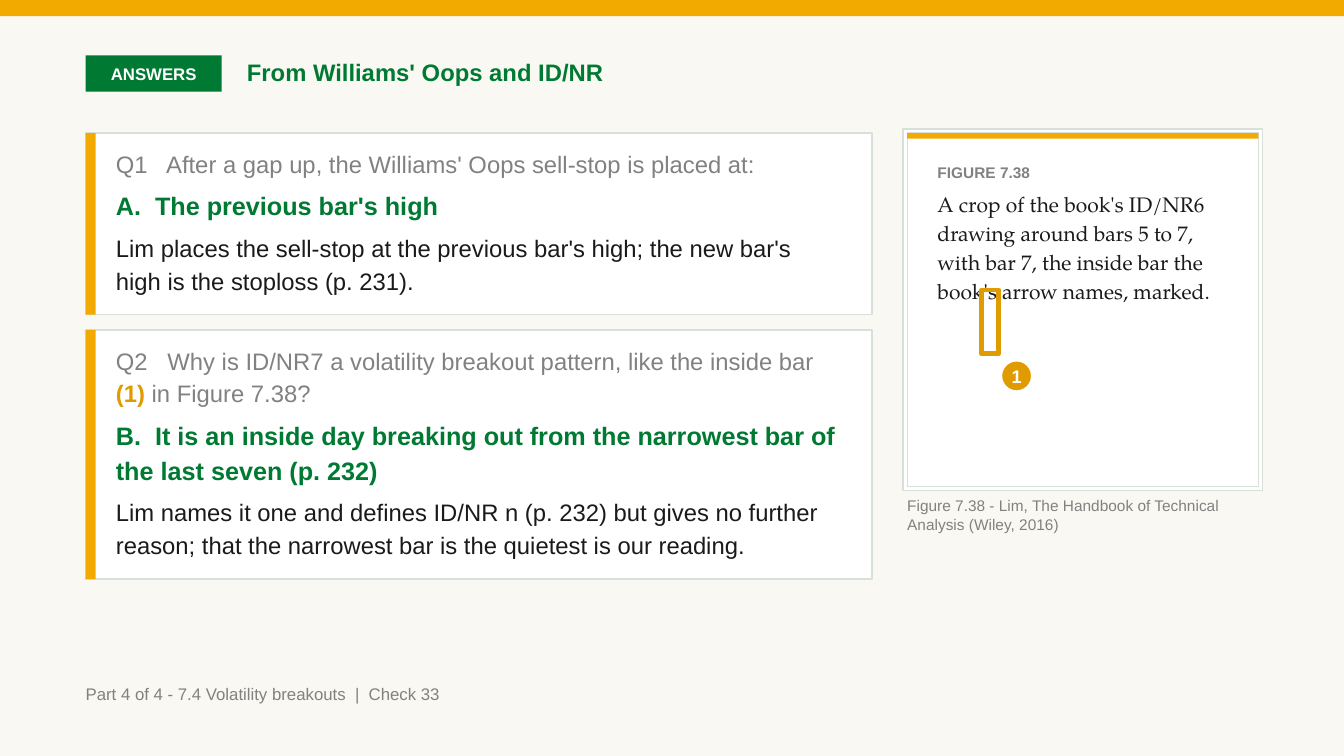
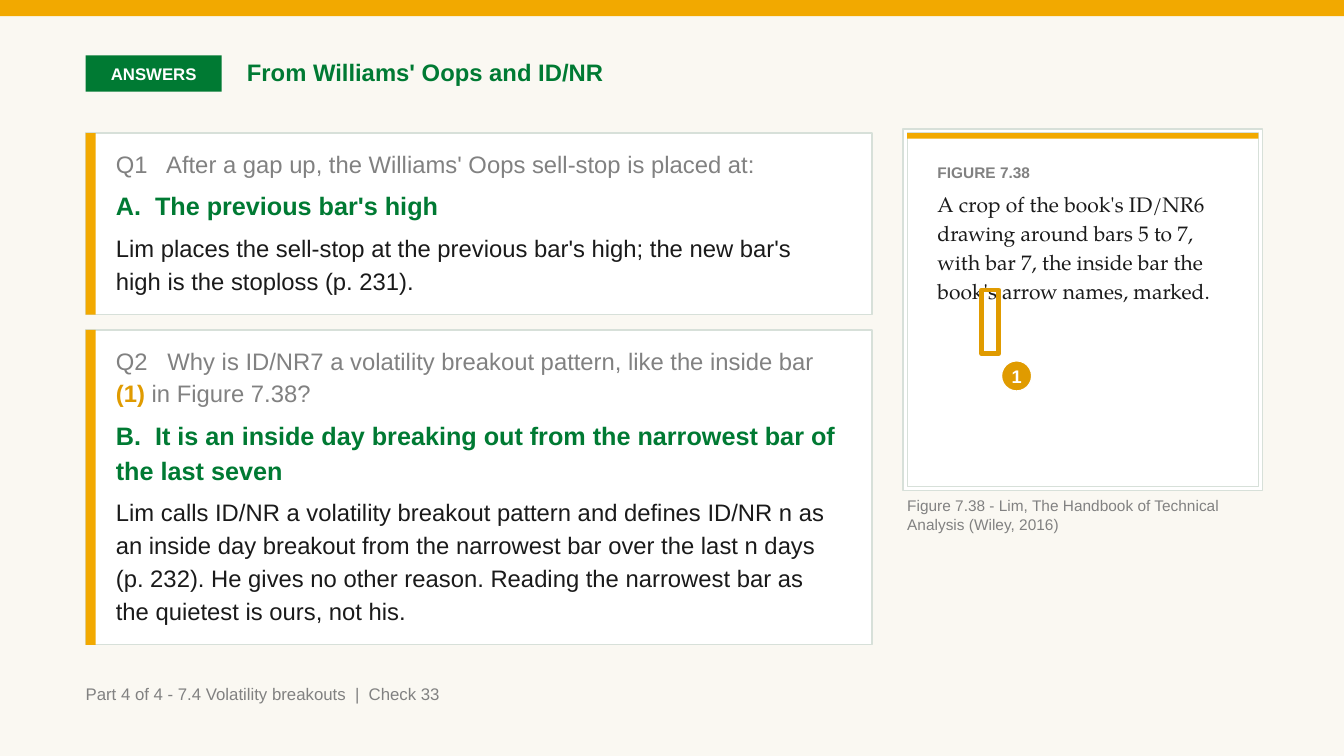
Before and after one commit to benjiesotelo-sudo/Telos_FIN1209, a slide deck: slide 248 of chapter-07/FIN1209-Chapter-07.pptx. Drawn at 1344x756 pixels with LibreOffice and Linux fonts; fonts in the diff are those of the drawing. Boxes give left, top, right and bottom in pixels: in the first picture for what was removed or moved away, otherwise in the second. Text is boxed around its words. In the diff, an @@ line names an element or a change of style, - is before the commit and + after.

```diff
--- a/chapter-07/FIN1209-Chapter-07.pptx
+++ b/chapter-07/FIN1209-Chapter-07.pptx
@@ rectangle: place and size @@
-rectangle at <box>86,330,872,579</box>
+rectangle at <box>86,330,872,644</box>
@@ rectangle: place and size @@
-rectangle at <box>86,330,96,579</box>
+rectangle at <box>86,330,96,644</box>
@@ text at <box>116,426,835,625</box>: text changed @@
-B. It is an inside day breaking out from the narrowest bar of the last seven (p. 232)
-Lim names it one and defines ID/NR n (p. 232) but gives no further reason; that the narrowest bar is the quietest is our reading.
+B. It is an inside day breaking out from the narrowest bar of the last seven
+Lim calls ID/NR a volatility breakout pattern and defines ID/NR n as an inside day breakout from the narrowest bar over the last n days (p. 232). He gives no other reason. Reading the narrowest bar as the quietest is ours, not his.
```
Also in this commit, not shown: 3 other slides changed, 1 other file.
